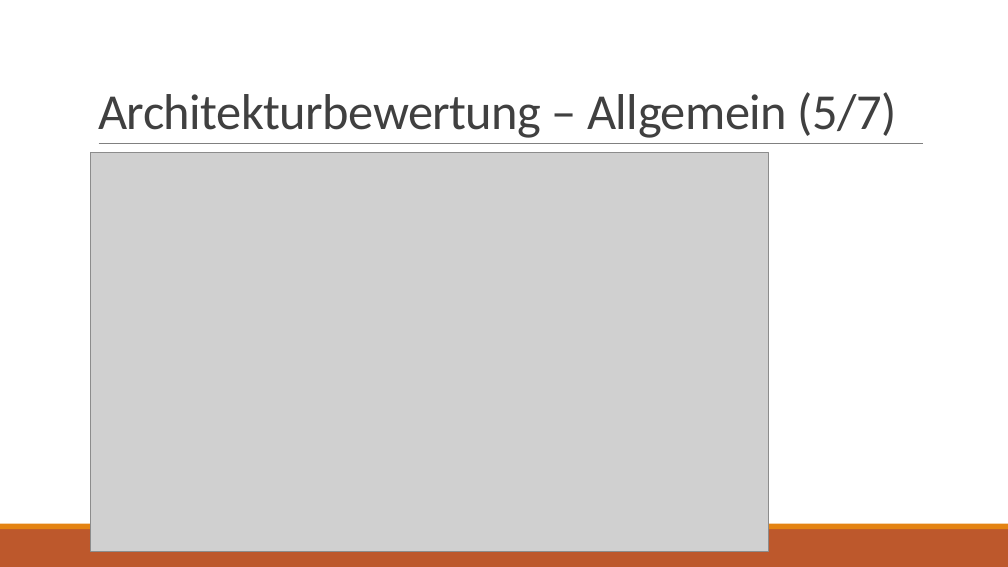
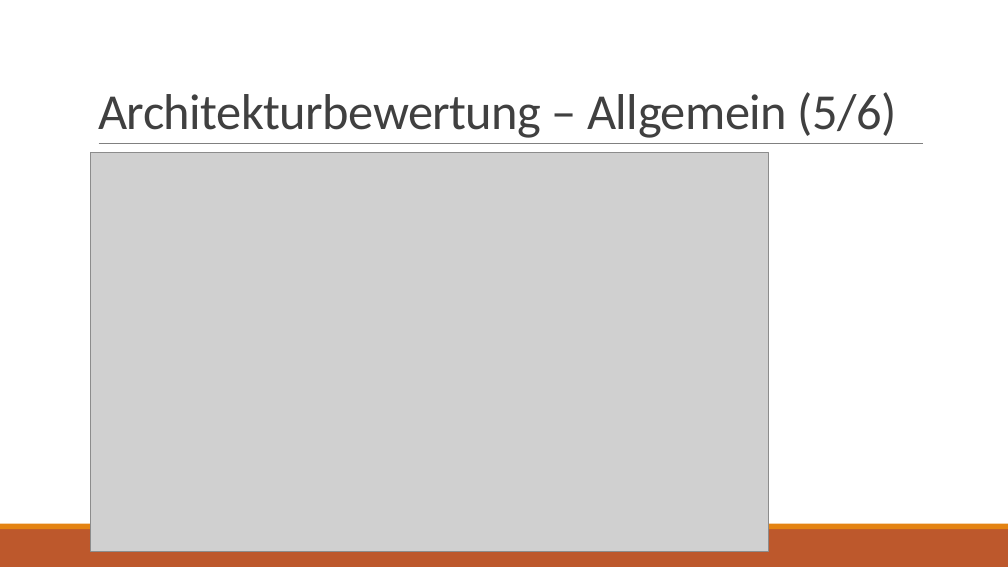
Before and after one commit to jnk111/AI_Praktikum, a slide deck: slide 13 of Aufgaben/P4/Loesung/Wochenplansoftware - Architekturbewertung.pptx. Drawn at 1008x567 pixels with LibreOffice and Linux fonts; fonts in the diff are those of the drawing; grey boxes stand for pictures. Boxes give left, top, right and bottom in pixels: in the first picture for what was removed or moved away, otherwise in the second. Text is boxed around its words. In the diff, an @@ line names an element or a change of style, - is before the commit and + after.

```diff
--- a/Aufgaben/P4/Loesung/Wochenplansoftware - Architekturbewertung.pptx
+++ b/Aufgaben/P4/Loesung/Wochenplansoftware - Architekturbewertung.pptx
@@ title at (x1=98, y1=92, x2=896, y2=138): text changed @@
-Architekturbewertung – Allgemein (5/7)
+Architekturbewertung – Allgemein (5/6)
```
Also in this commit, not shown: 5 other slides changed, 1 slide removed, 1 other file.
